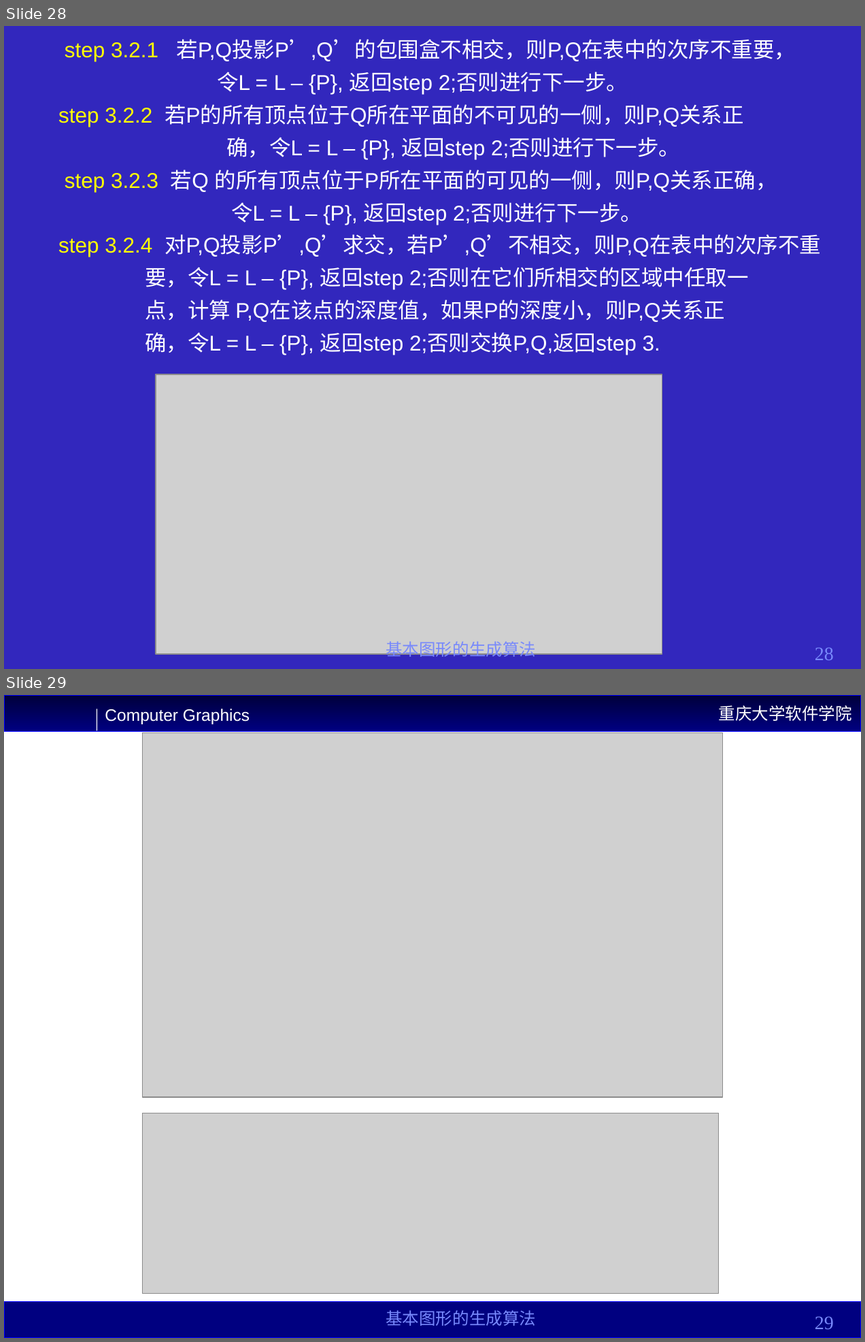
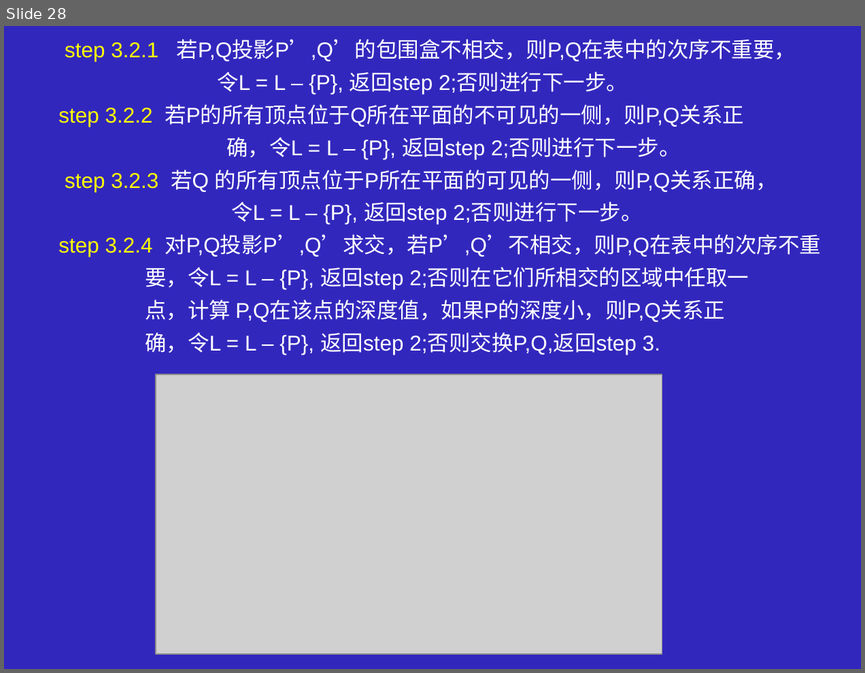
Before and after one commit to YYYYWD/Common, a slide deck: 大三上课件/计算机图形学/第六章.ppt. Shown one above the other, each under a label of ours: slides 28 and 29 before the commit, slide 28 after it. The pictures are 865x1342 and 865x673 pixels, drawn with LibreOffice and Linux fonts; fonts in the diff are those of the drawing; grey boxes stand for pictures. Boxes give left, top, right and bottom in pixels: in the first picture for what was removed or moved away, otherwise in the second. Text is boxed around its words. In the diff, an @@ line names an element or a change of style, - is before the commit and + after.

```diff
--- a/大三上课件/计算机图形学/第六章.ppt
+++ b/大三上课件/计算机图形学/第六章.ppt
@@ slide 29 removed at (4, 695, 861, 1338), background #FFFFFF @@
@@ rectangle removed at (4, 695, 861, 731) @@
-重庆大学软件学院
@@ line removed from (96, 709) to (96, 731) @@
@@ text removed at (105, 709, 249, 724) @@
-Computer Graphics
@@ picture removed at (142, 732, 722, 1097) @@
@@ picture removed at (142, 1113, 719, 1293) @@
@@ rectangle removed at (4, 1302, 861, 1338) @@
@@ text removed at (385, 1310, 536, 1325) @@
-基本图形的生成算法
@@ page number removed at (815, 1316, 834, 1329) @@
-29
@@ slide 28 changed as well @@
@@ text removed at (385, 641, 536, 659) @@
-基本图形的生成算法
@@ page number removed at (815, 647, 834, 660) @@
-28
```
Also in this commit, not shown: 66 other slides changed, 2 slides added, 1 other slide removed, 51 other files.
